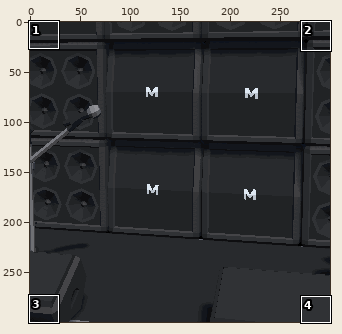
A sprite sheet gets an edit: Assets/UI/Stage.png. The first picture is a wide view before the edit; the outline marks the close-up.
Close-up. Old version:
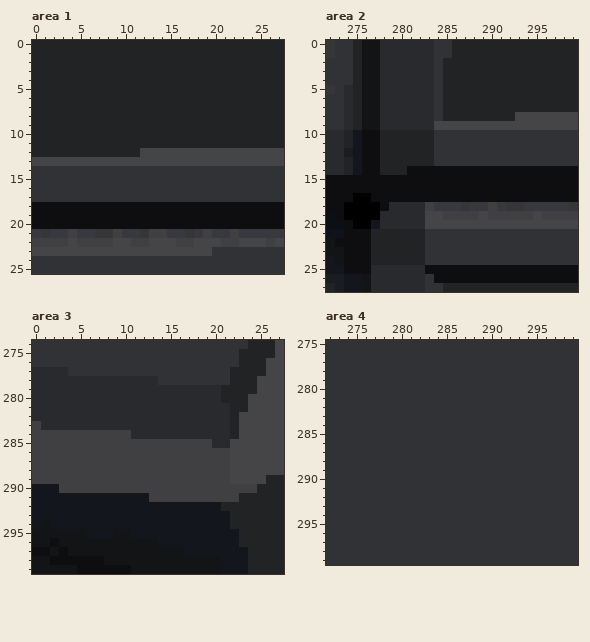
The file is 300x300 pixels. Colours within 5 levels of each other are drawn and written as one. Shown: area 1: x 0..27, y 0..25; area 2: x 272..299, y 0..27; area 3: x 0..27, y 274..299; area 4: x 272..299, y 275..299.
Now the later version:
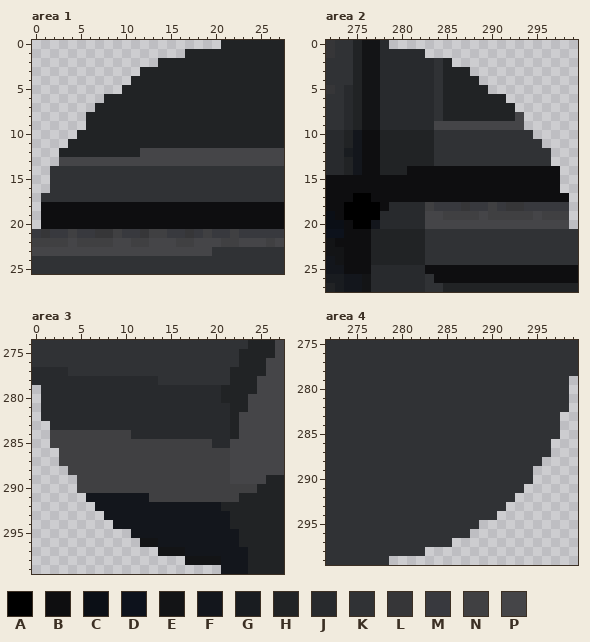
Palette (. is transparent): A #000000  B #0e0e10  C #0b0f16  D #0d121c  E #131416  F #13161c  G #191c20  H #212325  J #282a2d  K #303235  L #363638  M #38393e  N #404042  P #454548
Diff:
Changed rows in their new state; - is an unchanged pixel.
Area 1:
first column x 0:
 0 .....................
 1 .................----
 2 ..............-------
 3 ............---------
 4 ...........----------
 5 ..........-----------
 6 ........-------------
 7 .......--------------
 8 ......---------------
 9 ......---------------
10 .....----------------
11 ....-----------------
12 ...------------------
13 ...------------------
14 ..-------------------
15 ..-------------------
16 ..-------------------
17 .--------------------
18 .--------------------
19 .--------------------
20 .--------------------
Area 2:
first column x 279:
 0 .....................
 1 ----.................
 2 -------..............
 3 ---------............
 4 ----------...........
 5 -----------..........
 6 -------------........
 7 --------------.......
 8 ---------------......
 9 ---------------......
10 ----------------.....
11 -----------------....
12 ------------------...
13 ------------------...
14 -------------------..
15 -------------------..
16 -------------------..
17 --------------------.
18 --------------------.
19 --------------------.
20 --------------------.
Area 3:
first column x 0:
279 .--------------------
280 .--------------------
281 .--------------------
282 .--------------------
283 ..-------------------
284 ..-------------------
285 ..-------------------
286 ...------------------
287 ...------------------
288 ....-----------------
289 .....----------------
290 .....----------------
291 ......---------------
292 .......--------------
293 ........-------------
294 .........------------
295 ...........----------
296 ............---------
297 ..............-------
298 .................----
299 .....................
Area 4:
first column x 279:
279 --------------------.
280 --------------------.
281 --------------------.
282 --------------------.
283 -------------------..
284 -------------------..
285 -------------------..
286 ------------------...
287 ------------------...
288 -----------------....
289 ----------------.....
290 ----------------.....
291 ---------------......
292 --------------.......
293 -------------........
294 ------------.........
295 ----------...........
296 ---------............
297 -------..............
298 ----.................
299 .....................
Boxes around the changes in both close-ups, in picture pixels (x1, y1, x2, y2):
erased: (32, 40, 221, 229)
erased: (389, 40, 578, 229)
erased: (32, 385, 221, 574)
erased: (389, 376, 578, 565)
